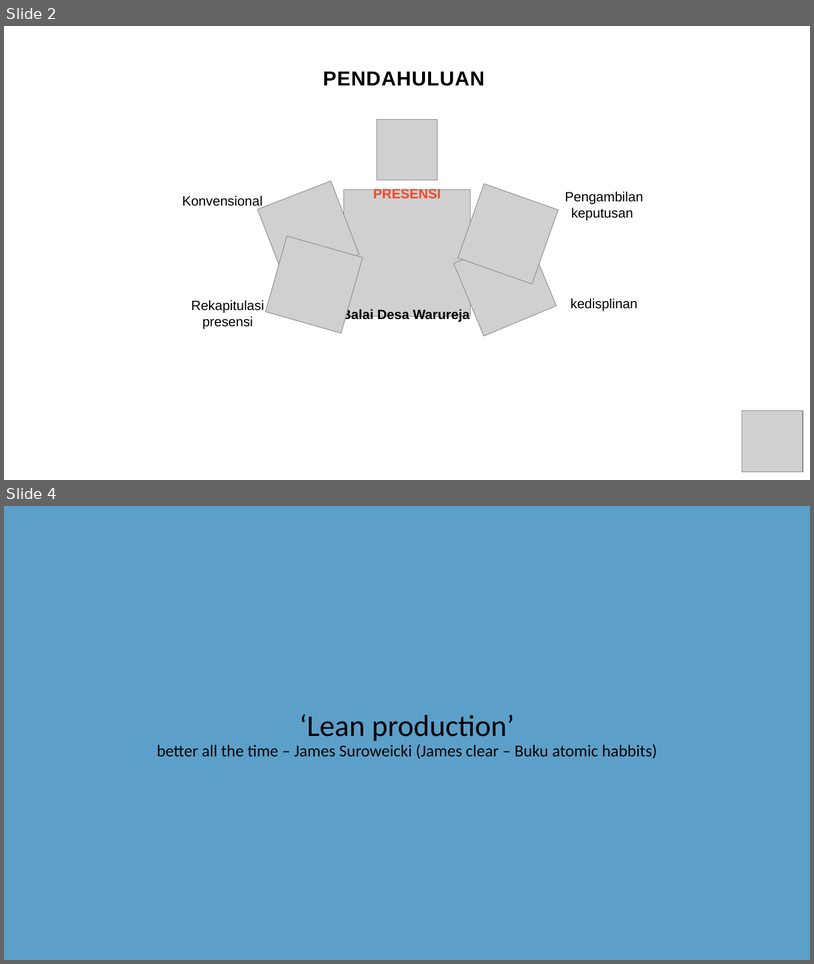
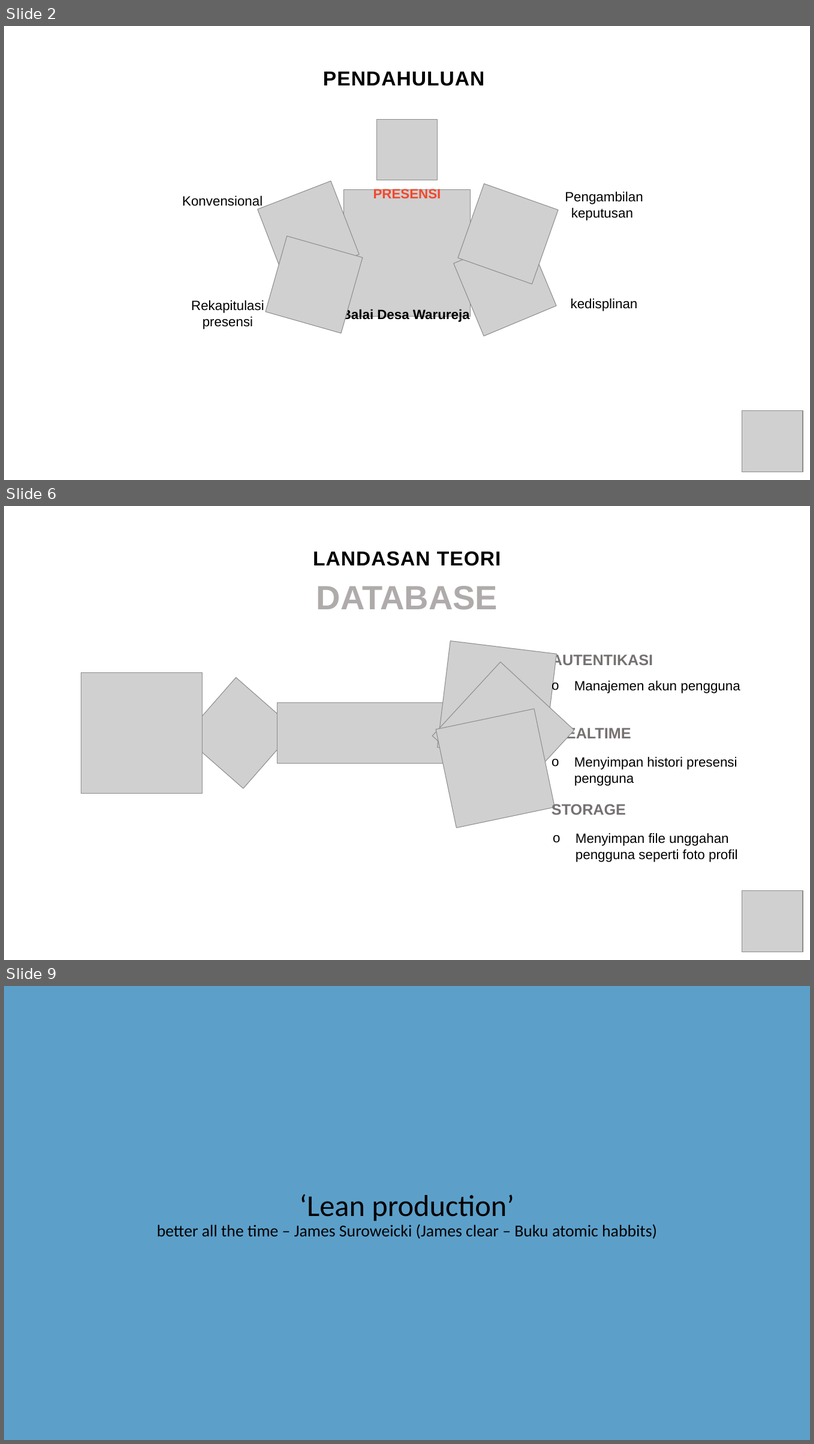
Before and after one commit to gunadermawan/skripsi, a slide deck: dokumen/ppt_skripsi.pptx. Shown one above the other, each under a label of ours: slides 2 and 4 before the commit, slides 2, 6 and 9 after it; the slides between them are not shown. The pictures are 814x964 and 814x1444 pixels, drawn with LibreOffice and Linux fonts; fonts in the diff are those of the drawing; grey boxes stand for pictures. Boxes give left, top, right and bottom in pixels: in the first picture for what was removed or moved away, otherwise in the second. Text is boxed around its words. In the diff, an @@ line names an element or a change of style, - is before the commit and + after.

```diff
--- a/dokumen/ppt_skripsi.pptx
+++ b/dokumen/ppt_skripsi.pptx
@@ slide 6 added at <box>4,506,810,960</box>, background #FFFFFF @@
@@ text added at <box>313,551,501,566</box>, 24 pt, text #000000, bold @@
+LANDASAN TEORI
@@ text added at <box>317,586,498,610</box>, 40 pt, text #AFABAB, bold @@
+DATABASE
@@ picture added at <box>438,641,557,760</box> @@
@@ picture added at <box>433,662,575,804</box> @@
@@ text added at <box>552,653,653,668</box>, 18 pt, text #767171, bold @@
+AUTENTIKASI
@@ picture added at <box>81,672,203,793</box> @@
@@ picture added at <box>185,678,296,789</box> @@
@@ text added at <box>575,680,740,693</box>, 16 pt, text #000000 @@
+o Manajemen akun pengguna
@@ picture added at <box>278,703,450,763</box> @@
@@ picture added at <box>437,709,555,828</box> @@
@@ text added at <box>555,726,632,742</box>, 18 pt, text #767171, bold @@
+REALTIME
@@ text added at <box>575,756,737,786</box>, 16 pt, text #000000 @@
+o Menyimpan histori presensi pengguna
@@ text added at <box>552,802,626,814</box>, 18 pt, text #767171, bold @@
+STORAGE
@@ text added at <box>576,832,738,862</box>, 16 pt, text #000000 @@
+o Menyimpan file unggahan pengguna seperti foto profil
@@ picture added at <box>743,891,804,952</box> @@
@@ what was slide 4 is now slide 9 @@
```
Also in this commit, not shown: 1 slide changed, 4 other slides added, 1 other file.
